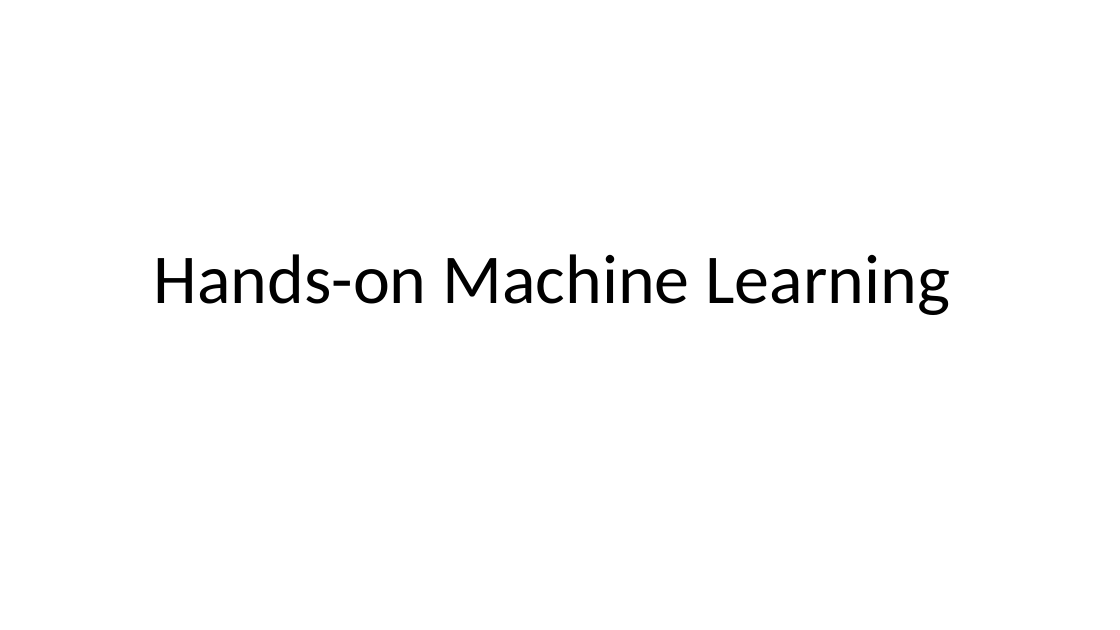
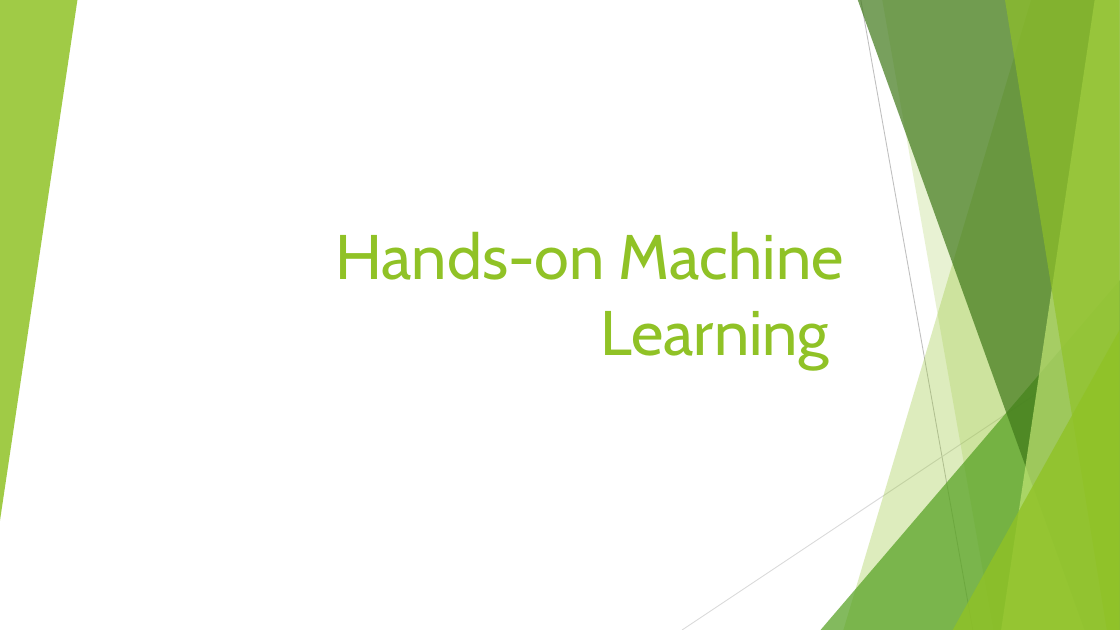
Before and after one commit to mehul-vaidya/ML_Projects, a slide deck: slide 1 of Hands-on Machine Learning.pptx. Drawn at 1120x630 pixels with LibreOffice and Linux fonts; fonts in the diff are those of the drawing. Boxes give left, top, right and bottom in pixels: in the first picture for what was removed or moved away, otherwise in the second. Text is boxed around its words. In the diff, an @@ line names an element or a change of style, - is before the commit and + after.

```diff
--- a/Hands-on Machine Learning.pptx
+++ b/Hands-on Machine Learning.pptx
@@ group added at [0, 0, 1120, 630]: 5 freeform shapes, 3 triangles, 2 lines @@
@@ title "Hands-on Machine Learning": place and size @@
-title "Hands-on Machine Learning" at [154, 254, 951, 315]
+title "Hands-on Machine Learning" at [335, 231, 844, 369]
@@ title "Hands-on Machine Learning" at [335, 231, 844, 369]: size 60 to 54 pt, font Calibri to Cabin, text colour #000000 to #90C226; alignment centre to right; line spacing 0.9 to 1 @@
```
Also in this commit, not shown: 11 other slides changed, 1 other file.
